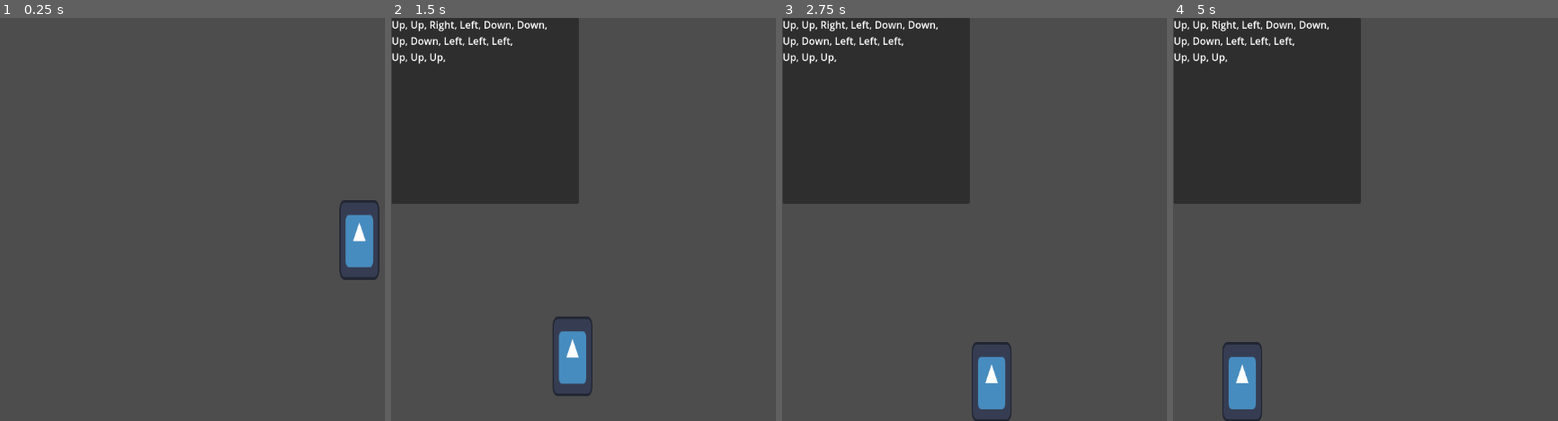
Above: before the commit, frames 1-4 (left to right).
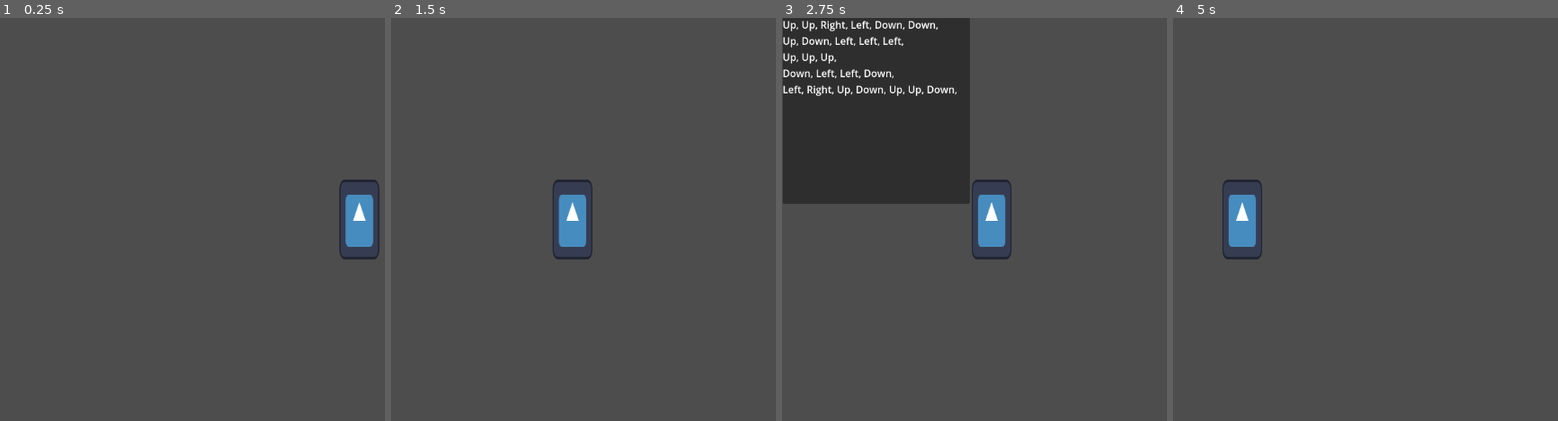
Above: after the commit, the same moments.

Repository: EdmundWohlmuth/Wizard-Game
Game: Godot game, scene res://Scenes/World/test_world.tscn
The game is run twice, just before and just after one commit, with the same random seed, the same clock (stepped at 60 frames per second) and the same inputs. The engine's default icon, where the game draws it, is replaced by a stand-in: a white triangle on a blue panel in a dark square.
Inputs:
- Up to frame 1 (0.25 s): no input
- Up to frame 2 (1.5 s): hold A (Right) from 0.53 s (still down); tap Space (Jump, bound only before the commit) at 0.6, 0.77, 1.07 s; tap Ctrl (Casting) at 1.35 s
- Up to frame 3 (2.75 s): tap Space (Jump, bound only before the commit) at 1.52, 1.55, 1.82, 2.1 s; release A (Right) at 2.03 s; hold D (Left) from 2.03 s (still down)
- Up to frame 4 (5 s): release D (Left) at 2.78 s; hold A (Right) 2.78-4.28 s; tap Ctrl (Casting) at 2.85, 4.35 s; tap Space (Jump, bound only before the commit) at 3.02, 3.05, 3.32, 3.6, 3.77, 4.07, 4.52, 4.55, 4.82 s; hold D (Left) from 4.28 s (still down)

The runs differ from the first frame. In frame 1, 1.1% of the frame differs, in the area x 88-99%, y 40-66%; in frame 2, 24%, in the area x 0-53%, y 0-94%; in frame 3, 3.1%; in frame 4, 24%.

Commit message:
Fixed faces bug

Diff:
--- a/Scenes/Character/SpellManager.gd
+++ b/Scenes/Character/SpellManager.gd
@@ -15,6 +15,8 @@
   temp_spell_list.append(["Up", "Up", "Right", "Left", "Down", "Down"])
   temp_spell_list.append(["Up", "Down", "Left", "Left", "Left"])
   temp_spell_list.append(["Up", "Up", "Up"])
+  temp_spell_list.append(["Down", "Left", "Left", "Down"])
+  temp_spell_list.append(["Left", "Right", "Up", "Down", "Up", "Up", "Down"])
 
 # read player inputs
 func _input(event):
@@ -39,19 +41,25 @@
         #print(event.as_text())
         input_tracker.append("Left")
 
-    if input_tracker.size() > 0: check_spells()
+    if input_tracker.size() > 0:
+      check_spells()
 
 # check to see if inputs equal a spell and cast them if true
 func check_spells():
   # iterate through all spellbook spells
-  for x in temp_spell_list.size() - 1:
+  for x in temp_spell_list.size():
     for i in input_tracker.size():
 
       if i > temp_spell_list[x].size(): return
+
       elif check_same_spell(temp_spell_list[x], input_tracker):
         print("casting " + str(temp_spell_list[x]))
         SignalBus.emit_signal("open_spellbook")
         stop_casting(true)
+
+      elif is_casting && i < temp_spell_list[x].size():
+        if temp_spell_list[x][i] != input_tracker[i]:
+          GameManager.ui_manager.gameplay.hide_spell(x)
 
 func check_same_spell(array1:Array, array2:Array):
   if array1.size() != array2.size(): return false
--- a/Scenes/UI/gameplay_ui.tscn
+++ b/Scenes/UI/gameplay_ui.tscn
@@ -26,7 +26,8 @@
 clip_contents = false
 custom_minimum_size = Vector2(300, 20)
 layout_mode = 2
-text = "TEST"
+bbcode_enabled = true
+text = "[color=white]TEST [color=gray]TEST"
 scroll_active = false
 tab_size = 2
 shortcut_keys_enabled = false
@@ -35,7 +36,8 @@
 clip_contents = false
 custom_minimum_size = Vector2(300, 20)
 layout_mode = 2
-text = "TEST"
+bbcode_enabled = true
+text = "[color=white]TEST [color=gray]TEST"
 scroll_active = false
 tab_size = 2
 shortcut_keys_enabled = false
@@ -44,7 +46,8 @@
 clip_contents = false
 custom_minimum_size = Vector2(300, 20)
 layout_mode = 2
-text = "TEST"
+bbcode_enabled = true
+text = "[color=white]TEST [color=gray]TEST"
 scroll_active = false
 tab_size = 2
 shortcut_keys_enabled = false
@@ -53,7 +56,8 @@
 clip_contents = false
 custom_minimum_size = Vector2(300, 20)
 layout_mode = 2
-text = "TEST"
+bbcode_enabled = true
+text = "[color=white]TEST [color=gray]TEST"
 scroll_active = false
 tab_size = 2
 shortcut_keys_enabled = false
@@ -62,7 +66,8 @@
 clip_contents = false
 custom_minimum_size = Vector2(300, 20)
 layout_mode = 2
-text = "TEST"
+bbcode_enabled = true
+text = "[color=white]TEST [color=gray]TEST"
 scroll_active = false
 tab_size = 2
 shortcut_keys_enabled = false
@@ -71,7 +76,8 @@
 clip_contents = false
 custom_minimum_size = Vector2(300, 20)
 layout_mode = 2
-text = "TEST"
+bbcode_enabled = true
+text = "[color=white]TEST [color=gray]TEST"
 scroll_active = false
 tab_size = 2
 shortcut_keys_enabled = false
@@ -80,7 +86,8 @@
 clip_contents = false
 custom_minimum_size = Vector2(300, 20)
 layout_mode = 2
-text = "TEST"
+bbcode_enabled = true
+text = "[color=white]TEST [color=gray]TEST"
 scroll_active = false
 tab_size = 2
 shortcut_keys_enabled = false
@@ -89,7 +96,8 @@
 clip_contents = false
 custom_minimum_size = Vector2(300, 20)
 layout_mode = 2
-text = "TEST"
+bbcode_enabled = true
+text = "[color=white]TEST [color=gray]TEST"
 scroll_active = false
 tab_size = 2
 shortcut_keys_enabled = false
--- a/Scenes/World/test_world.tscn
+++ b/Scenes/World/test_world.tscn
@@ -1,22 +1,30 @@
-[gd_scene load_steps=4 format=3 uid="uid://bpwwjpekisstm"]
+[gd_scene load_steps=5 format=3 uid="uid://bpwwjpekisstm"]
 
 [ext_resource type="PackedScene" uid="uid://jo5lg2y6vq75" path="res://Scenes/Character/character_scene.tscn" id="1_fiuur"]
 [ext_resource type="PackedScene" uid="uid://bgi5ygl8cey8h" path="res://Scenes/UI/ui_manager.tscn" id="2_s0kox"]
 
-[sub_resource type="WorldBoundaryShape2D" id="WorldBoundaryShape2D_exdro"]
+[sub_resource type="TileSet" id="TileSet_0wuqg"]
+tile_shape = 1
+tile_size = Vector2i(64, 32)
+
+[sub_resource type="TileSet" id="TileSet_nhgnj"]
+tile_shape = 1
+tile_size = Vector2i(64, 32)
 
 [node name="TestWorld" type="Node2D"]
 
 [node name="Character_Scene" parent="." instance=ExtResource("1_fiuur")]
-
-[node name="Floor" type="StaticBody2D" parent="."]
-
-[node name="CollisionShape2D" type="CollisionShape2D" parent="Floor"]
-position = Vector2(0, 322)
-shape = SubResource("WorldBoundaryShape2D_exdro")
 
 [node name="ui_manager" parent="." instance=ExtResource("2_s0kox")]
 offset_left = -575.0
 offset_top = -325.0
 offset_right = -575.0
 offset_bottom = -325.0
+
+[node name="Foreground Tilemap" type="TileMap" parent="."]
+tile_set = SubResource("TileSet_0wuqg")
+format = 2
+
+[node name="Background Tilemap" type="TileMap" parent="."]
+tile_set = SubResource("TileSet_nhgnj")
+format = 2
--- a/Scripts/Character/CharacterMovement.gd
+++ b/Scripts/Character/CharacterMovement.gd
@@ -1,28 +1,53 @@
 extends CharacterBody2D
 
+const SPEED = 300.0
 
-const SPEED = 300.0
-const JUMP_VELOCITY = -400.0
+var can_control:bool = true
 
-# Get the gravity from the project settings to be synced with RigidBody nodes.
-var gravity = ProjectSettings.get_setting("physics/2d/default_gravity")
-
+enum char_states
+{
+  STANDING,
+  CROUCHING,
+  WALKING,
+  RUNING,
+  EMOTING,
+  SPELLBOOK,
+  CASTING,
+  DYING
+}
+var char_state:char_states = char_states.STANDING
 
 func _physics_process(delta):
-  # Add the gravity.
-  if not is_on_floor():
-    velocity.y += gravity * delta
+  # Get the input direction and handle the movement/deceleration.
+  var direction_x = Input.get_axis("Right", "Left")
+  var direction_y = Input.get_axis("Up", "Down")
 
-  # Handle jump.
-  if Input.is_action_just_pressed("Jump") and is_on_floor():
-    velocity.y = JUMP_VELOCITY
+  # left right movement
+  if direction_x: velocity.x = direction_x * SPEED
+  else: velocity.x = move_toward(velocity.x, 0, SPEED)
+  # up down movement
+  if direction_y:
+    velocity.y = direction_y * SPEED
 
-  # Get the input direction and handle the movement/deceleration.
-  # As good practice, you should replace UI actions with custom gameplay actions.
-  var direction = Input.get_axis("Right", "Left")
-  if direction:
-    velocity.x = direction * SPEED
-  else:
-    velocity.x = move_toward(velocity.x, 0, SPEED)
+  else: velocity.y = move_toward(velocity.y, 0, SPEED)
 
   move_and_slide()
+
+func change_state(new_state:char_states):
+  match new_state:
+    char_states.STANDING:
+      pass
+    char_states.CROUCHING:
+      pass
+    char_states.WALKING:
+      pass
+    char_states.RUNING:
+      pass
+    char_states.EMOTING:
+      pass
+    char_states.DYING:
+      pass
+
+#flips the character to be facing left or right
+func flip_char():
+  pass
--- a/Scripts/GameManager.gd
+++ b/Scripts/GameManager.gd
@@ -3,6 +3,15 @@
 var spellmanager
 var ui_manager
 
+enum game_states
+{
+  MENUS,
+  GAMEPLAY,
+  CUTSCENE,
+  PAUSE,
+}
+var game_state:game_states = game_states.GAMEPLAY
+
 # Called when the node enters the scene tree for the first time.
 func _ready():
   pass # Replace with function body.
--- a/Scripts/UI/gameplay_ui.gd
+++ b/Scripts/UI/gameplay_ui.gd
@@ -7,24 +7,31 @@
 func _ready():
   spell_list_panel.visible = false
   SignalBus.open_spellbook.connect(toggle_spelllist)
-
   for i in spell_container.get_child_count():
     if i <= GameManager.spellmanager.temp_spell_list.size() - 1:
       spell_container.get_child(i).text = get_spelllist_text(GameManager.spellmanager.temp_spell_list[i])
     else:
       spell_container.get_child(i).visible = false
 
+
 # fills the RichTextLables in the SpellContainer to be the current spell list
 func get_spelllist_text(list) -> String:
   var text_to_return:String
-  print(str(list.size()))
 
   for i in list.size():
     text_to_return += (list[i] + ", ")
 
-  print(text_to_return)
   return text_to_return
 
+# enables and diables spelllist panel
 func toggle_spelllist():
   if spell_list_panel.visible: spell_list_panel.visible = false
-  else: spell_list_panel.visible = true
+  else:
+    for x in spell_container.get_child_count():
+      if x > GameManager.spellmanager.temp_spell_list.size() - 1: break
+      spell_container.get_child(x).visible = true
+    spell_list_panel.visible = true
+
+# hides spells mid casting to inform player as to what can be cast
+func hide_spell(spell:int):
+  spell_container.get_child(spell).visible = false
--- a/project.godot
+++ b/project.godot
@@ -32,14 +32,19 @@
 "events": [Object(InputEventKey,"resource_local_to_scene":false,"resource_name":"","device":-1,"window_id":0,"alt_pressed":false,"shift_pressed":false,"ctrl_pressed":false,"meta_pressed":false,"pressed":false,"keycode":0,"physical_keycode":68,"key_label":0,"unicode":100,"echo":false,"script":null)
 ]
 }
-Jump={
-"deadzone": 0.5,
-"events": [Object(InputEventKey,"resource_local_to_scene":false,"resource_name":"","device":-1,"window_id":0,"alt_pressed":false,"shift_pressed":false,"ctrl_pressed":false,"meta_pressed":false,"pressed":false,"keycode":0,"physical_keycode":32,"key_label":0,"unicode":32,"echo":false,"script":null)
-, Object(InputEventKey,"resource_local_to_scene":false,"resource_name":"","device":-1,"window_id":0,"alt_pressed":false,"shift_pressed":false,"ctrl_pressed":false,"meta_pressed":false,"pressed":false,"keycode":0,"physical_keycode":87,"key_label":0,"unicode":119,"echo":false,"script":null)
-]
-}
 Casting={
 "deadzone": 0.5,
 "events": [Object(InputEventKey,"resource_local_to_scene":false,"resource_name":"","device":-1,"window_id":0,"alt_press …(182 unchanged characters)…
+, Object(InputEventKey,"resource_local_to_scene":false,"resource_name":"","device":-1,"window_id":0,"alt_pressed":false,"shift_pressed":false,"ctrl_pressed":false,"meta_pressed":false,"pressed":false,"keycode":0,"physical_keycode":32,"key_label":0,"unicode":32,"echo":false,"script":null)
 ]
 }
+Up={
+"deadzone": 0.5,
+"events": [Object(InputEventKey,"resource_local_to_scene":false,"resource_name":"","device":-1,"window_id":0,"alt_pressed":false,"shift_pressed":false,"ctrl_pressed":false,"meta_pressed":false,"pressed":false,"keycode":0,"physical_keycode":87,"key_label":0,"unicode":119,"echo":false,"script":null)
+]
+}
+Down={
+"deadzone": 0.5,
+"events": [Object(InputEventKey,"resource_local_to_scene":false,"resource_name":"","device":-1,"window_id":0,"alt_pressed":false,"shift_pressed":false,"ctrl_pressed":false,"meta_pressed":false,"pressed":false,"keycode":0,"physical_keycode":83,"key_label":0,"unicode":115,"echo":false,"script":null)
+]
+}
